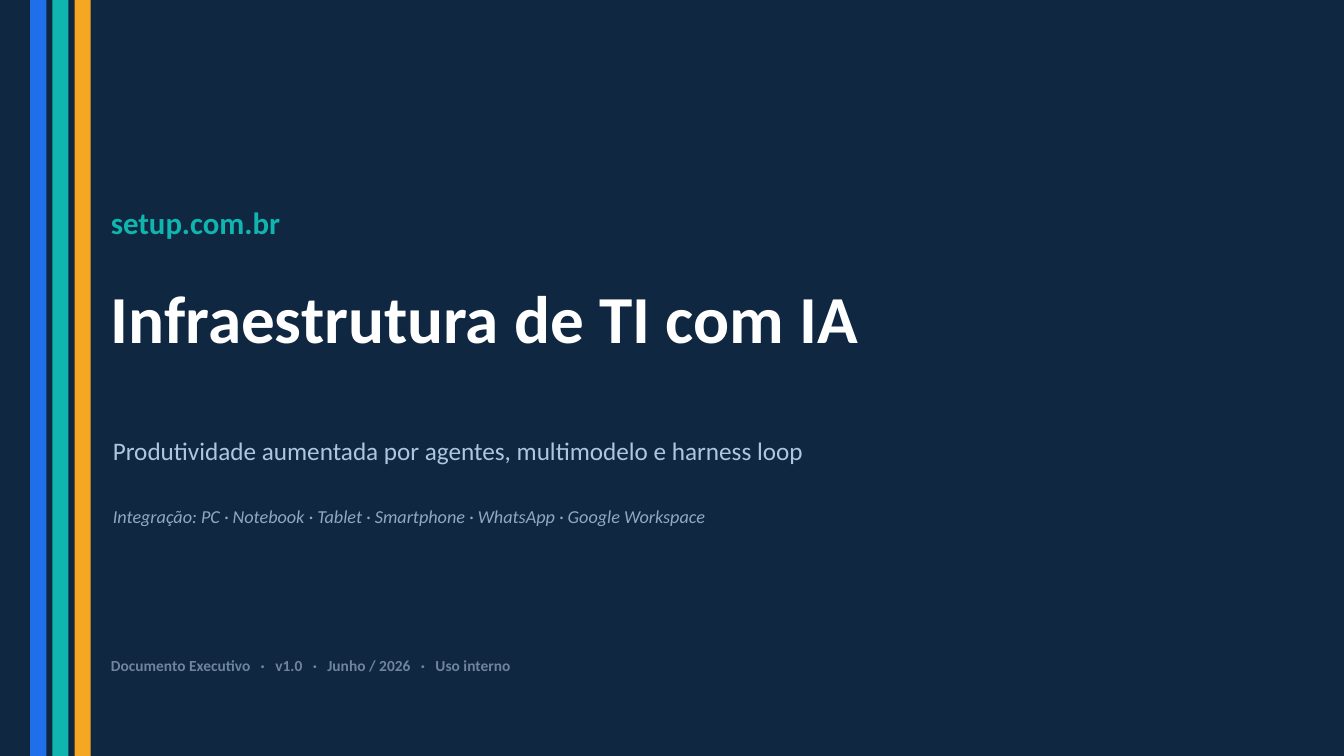
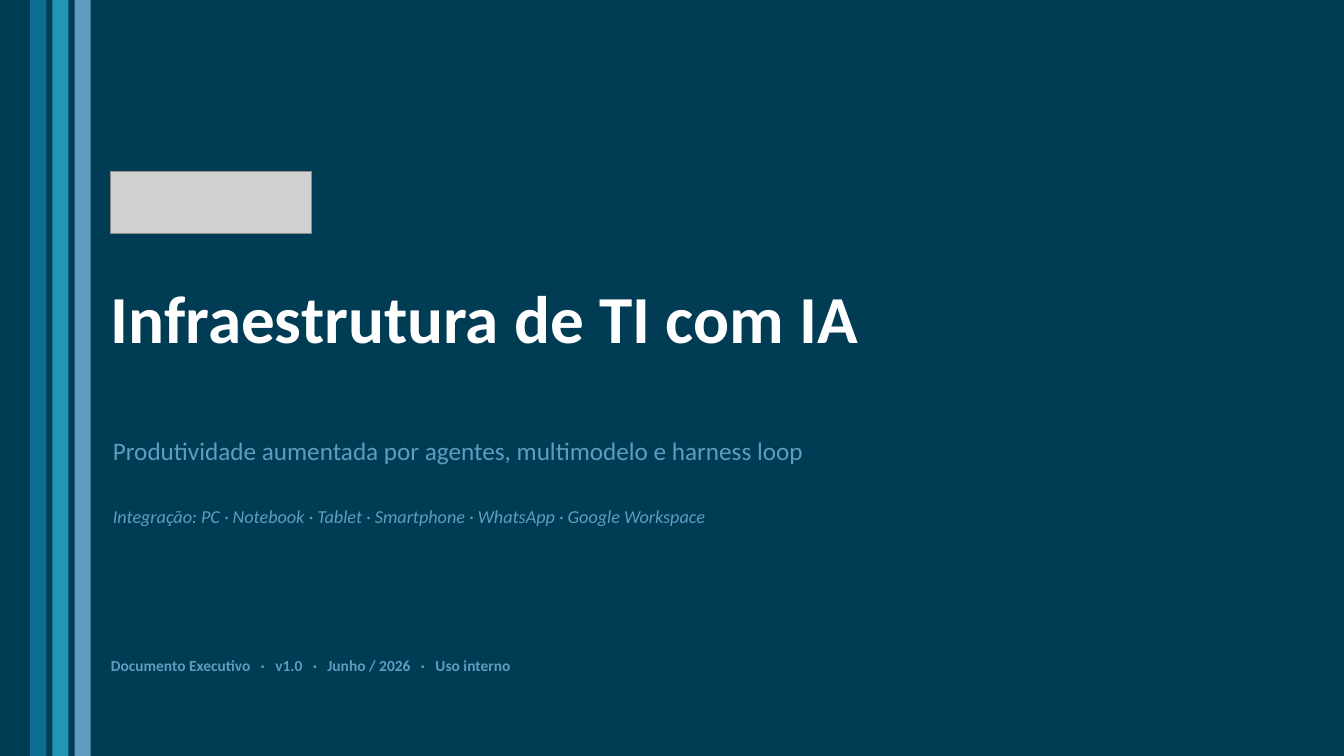
Before and after one commit to rstoi/rstoi, a slide deck: slide 1 of docs/Infraestrutura-IA-setup.com.br.pptx. Drawn at 1344x756 pixels with LibreOffice and Linux fonts; fonts in the diff are those of the drawing; grey boxes stand for pictures. Boxes give left, top, right and bottom in pixels: in the first picture for what was removed or moved away, otherwise in the second. Text is boxed around its words. In the diff, an @@ line names an element or a change of style, - is before the commit and + after.

```diff
--- a/docs/Infraestrutura-IA-setup.com.br.pptx
+++ b/docs/Infraestrutura-IA-setup.com.br.pptx
@@ rectangle at (x1=0, y1=0, x2=1344, y2=756): fill #0F2740 to #003C54 @@
@@ rectangle at (x1=30, y1=0, x2=46, y2=756): fill #1F6FEB to #0E6E92 @@
@@ rectangle at (x1=52, y1=0, x2=69, y2=756): fill #0FB5AE to #1F97B4 @@
@@ rectangle at (x1=75, y1=0, x2=91, y2=756): fill #F5A623 to #609CC0 @@
@@ picture added at (x1=111, y1=171, x2=312, y2=234) @@
@@ text removed at (x1=111, y1=212, x2=280, y2=239) @@
-setup.com.br
@@ text "Produtividade aumentada por agentes, multimodelo ..." at (x1=113, y1=442, x2=803, y2=464): text colour #AFC6E0 to #609CC0 @@
@@ text "Integração: PC · Notebook · ..." at (x1=113, y1=510, x2=705, y2=526): text colour #8FA8C4 to #609CC0 @@
@@ text "Documento Executivo · v1.0 · ..." at (x1=111, y1=660, x2=510, y2=671): text colour #6E84A0 to #609CC0 @@
```
Also in this commit, not shown: 12 other slides changed, 15 other files.
